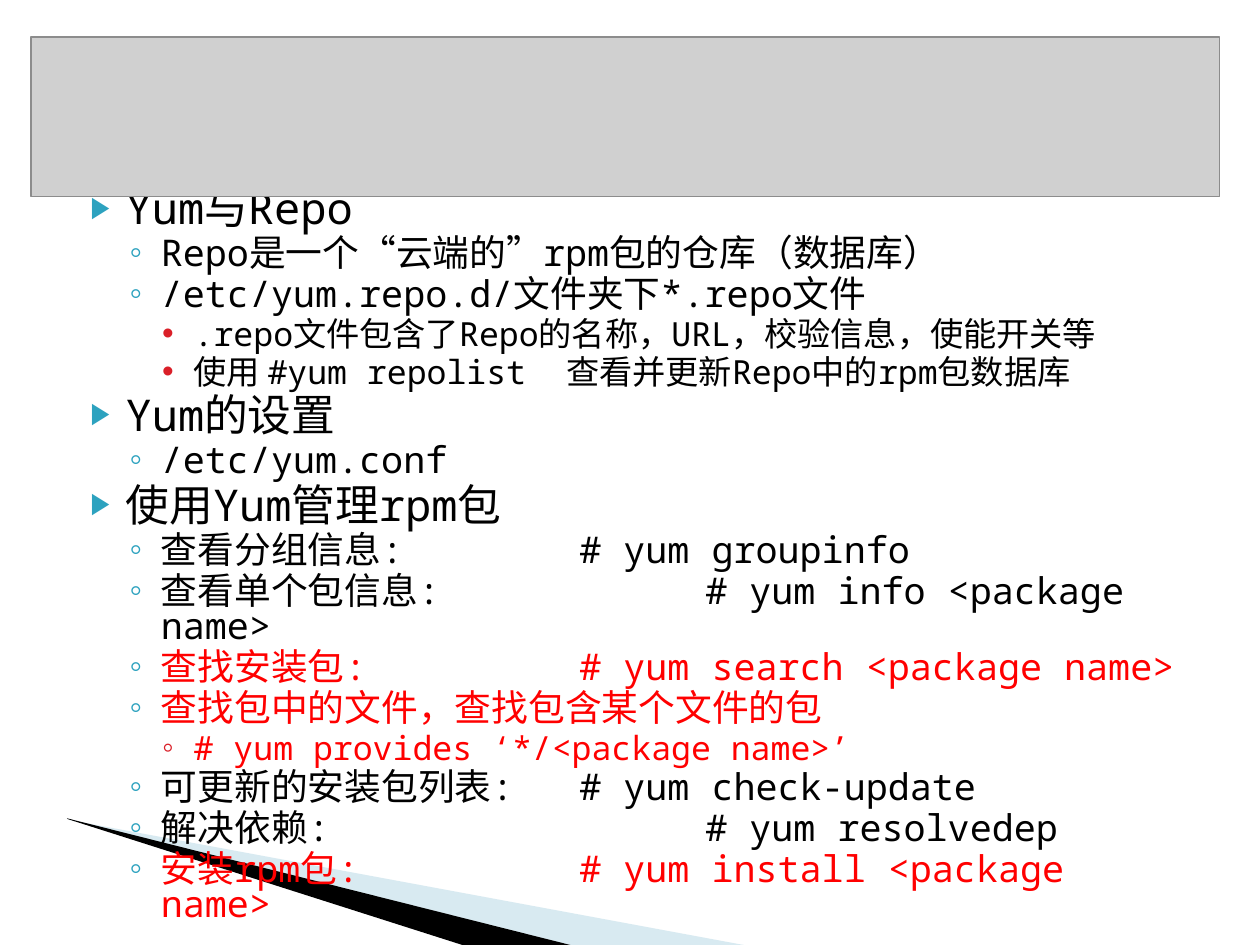
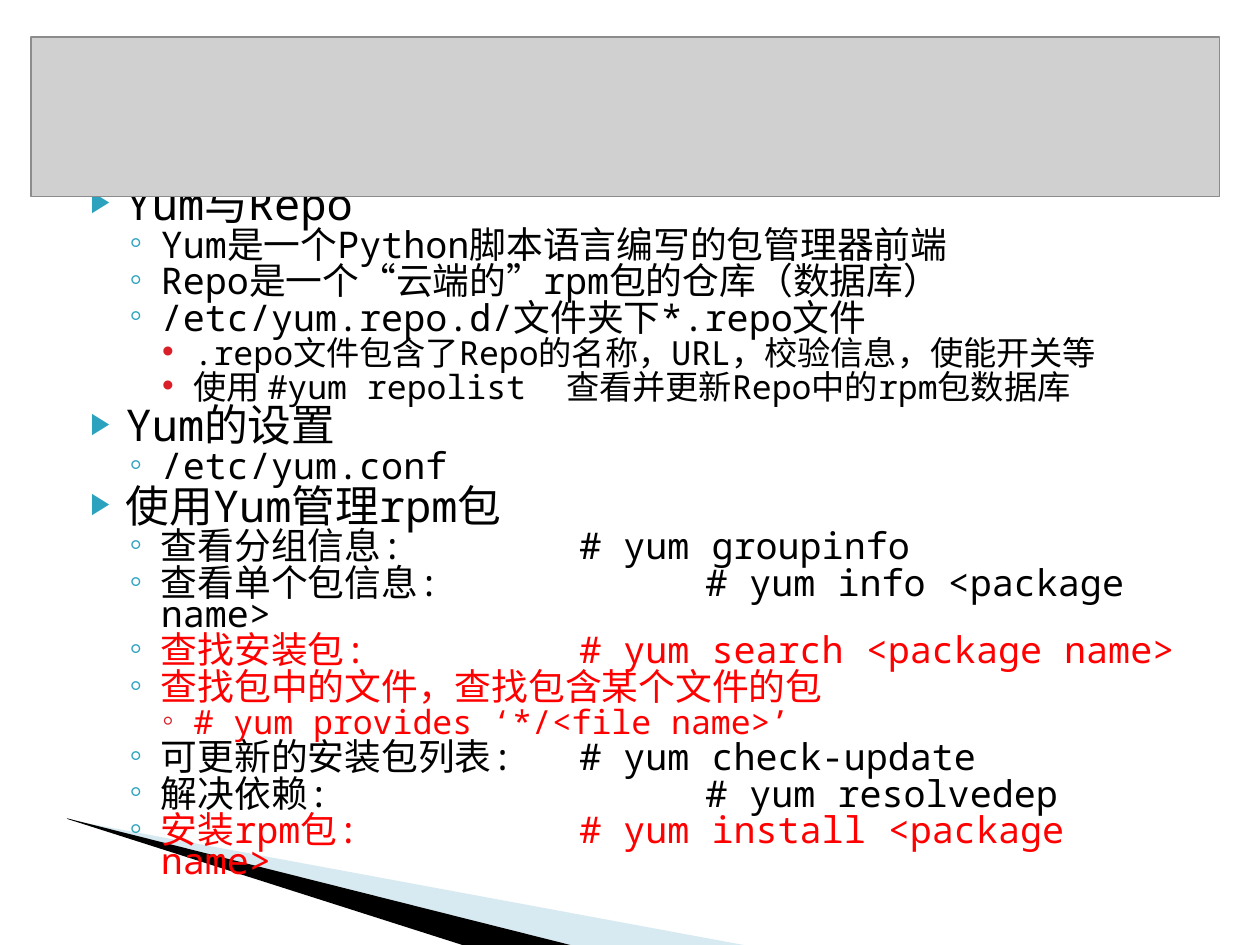
Before and after one commit to L3w1s-L1u/_outline, a slide deck: slide 7 of Linux_Server_2015/Linux包管理器和源码编译.ppt. Drawn at 1260x945 pixels with LibreOffice and Linux fonts; fonts in the diff are those of the drawing; grey boxes stand for pictures; background and template pictures are left out. Boxes give left, top, right and bottom in pixels: in the first picture for what was removed or moved away, otherwise in the second. Text is boxed around its words. In the diff, an @@ line names an element or a change of style, - is before the commit and + after.

```diff
--- a/Linux_Server_2015/Linux包管理器和源码编译.ppt
+++ b/Linux_Server_2015/Linux包管理器和源码编译.ppt
@@ text at bbox=[126, 196, 1174, 853]: line spacing 0.8 to 0.7 @@
@@ text at bbox=[161, 224, 948, 268]: paragraph added @@
+  ◦ Yum是一个Python脚本语言编写的包管理器前端
@@ text at bbox=[233, 703, 790, 743]: text changed @@
-    ◦ # yum provides ‘*/<package name>’
+    ◦ # yum provides ‘*/<file name>’
```
Also in this commit, not shown: 4 other slides changed, 1 slide added, 1 slide removed.
